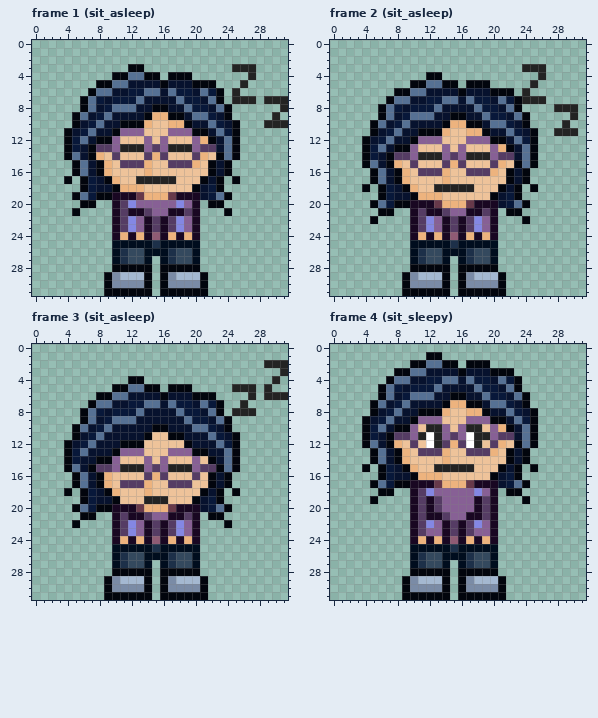
Two states of a pixel-art file, player/alice.aseprite. Above: the version before the commit.
32x32 pixels, 28 frames. Shown: frame 1 (sit_asleep), frame 2 (sit_asleep), frame 3 (sit_asleep), frame 4 (sit_sleepy). The commit also changed other frames, which this record leaves out.
New version:
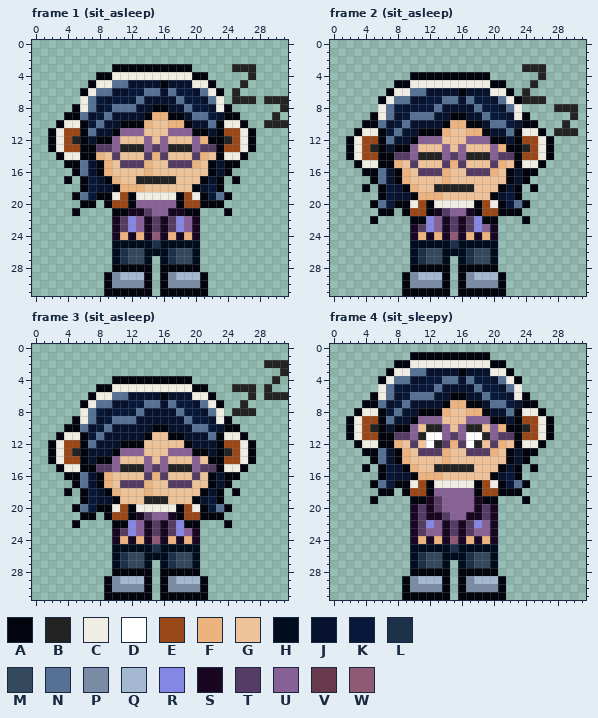
Palette (. is transparent): A #02050d  B #232323  C #f0eee4  D #ffffff  E #9a4818  F #edb37e  G #eec39a  H #000d1e  J #07122e  K #08183a  L #1d3049  M #34495e  N #567194  P #7a8ba6  Q #a4b8d1  R #8487e3  S #190722  T #553c64  U #876095  V #67394a  W #8f5b74
The edit:
layer "headphones_neck" now shown
layer "headphones_head" now shown
--- frame 1 (sit_asleep), layers "headphones_head", "headphones_neck"
@@ x 0..31 @@
  2 ................................
- 3 ............AA...........BBB....
- 4 ..........AANNAA.AAA.......B....
- 5 ........AANNJJJJAJJJAAA...B.....
- 6 .......ANNJJKKNNJNKKJNKA.B......
- 7 ......ANKJKKKNJJJJNKKJNA.BBB.BBB
- 8 ......ANJKNNNJJAAJJNKKJNA......B
- 9 .....ANJKNJJJJAFFAAJNNKJA.....B.
-10 .....AJKNJJAAAFGGFFAJJNKJA...BBB
-11 ....AJKNJJAUUUGGGUUUAAJNKA......
-12 ....AKNJAAUGGGUGUGGGUFAJNA......
-13 ....AKJATTUBBBUTUBBBUTTJNA......
-14 ....ANJAFGTGGGTFTGGGTFGANA......
-15 .....ANJAFGTTTFGGTTTFGAJA.......
+ 3 ..........AAAAAAAAAA.....BBB....
+ 4 ........AACCCCCCCCCCAA.....B....
+ 5 .......ACCNNJJJJAJJJCCA...B.....
+ 6 ......ACNNJJKKNNJNKKJNCA.B......
+ 7 ......CNKJKKKNJJJJNKKJNC.BBB.BBB
+ 8 .....ACNJKNNNJJAAJJNKKJCA......B
+ 9 ....AANJKNJJJJAFFAAJNNKJAA....B.
+10 ...ACCAKNJJAAAFGGFFAJJNACCA..BBB
+11 ..ACEEANJJAUUUGGGUUUAAJAEECA....
+12 ..ACEBAJAAUGGGUGUGGGUFAABECA....
+13 ..ACEEAATTUBBBUTUBBBUTTAEECA....
+14 ...ACCAAFGTGGGTFTGGGTFGACCA.....
+15 ....AANJAFGTTTFGGTTTFGAJAA......
 16 .....ANJAFGGGGFGGGGGGGAJA.......
@@ x 7..23 @@
 18 KJJAFFFGGGGGGAJKA
-19 KAASSSVFFFVSSSJKN
-20 A..STRUUUUURUS.AA
-21 ...STSSTUUSSTS...
+19 KAACEACCCCCAECAKN
+20 A.AEEAUUUUUAEEAAA
+21 ...AASSTUUSSAA...
 22 ...STRUSTSTRUS...
--- frame 2 (sit_asleep), layers "headphones_head", "headphones_neck"
@@ x 0..31 @@
  3 ........................BBB.....
- 4 ............AA............B.....
- 5 ..........AANNAA.AAA.....B......
- 6 ........AANNJJJJAJJJAAA.B.......
- 7 .......ANNJJKKNNJNKKJNKABBB.....
- 8 ......ANKJKKKNJJJJNKKJNA....BBB.
- 9 ......ANJKNNNJJAAJJNKKJNA.....B.
-10 .....ANJKNJJJJAFFAAJNNKJA....B..
-11 .....AJKNJJAAAFGGFFAJJNKJA..BBB.
-12 ....AJKNJJAUUUGGGUUUAAJNKA......
-13 ....AKNJAAUGGGUGUGGGUFAJNA......
-14 ....AKJATTUBBBUTUBBBUTTJNA......
-15 ....ANJAFGTGGGTFTGGGTFGANA......
-16 .....ANJAFGTTTFGGTTTFGAJA.......
+ 4 ..........AAAAAAAAAA......B.....
+ 5 ........AACCCCCCCCCCAA...B......
+ 6 .......ACCNNJJJJAJJJCCA.B.......
+ 7 ......ACNNJJKKNNJNKKJNCABBB.....
+ 8 ......CNKJKKKNJJJJNKKJNC....BBB.
+ 9 .....ACNJKNNNJJAAJJNKKJCA.....B.
+10 ....AANJKNJJJJAFFAAJNNKJAA...B..
+11 ...ACCAKNJJAAAFGGFFAJJNACCA.BBB.
+12 ..ACEEANJJAUUUGGGUUUAAJAEECA....
+13 ..ACEBAJAAUGGGUGUGGGUFAABECA....
+14 ..ACEEAATTUBBBUTUBBBUTTAEECA....
+15 ...ACCAAFGTGGGTFTGGGTFGACCA.....
+16 ....AANJAFGTTTFGGTTTFGAJAA......
 17 .....ANJAFGGGGFGGGGGGGAJA.......
@@ x 7..23 @@
 19 KJJAFFFGGGGGGAJKA
-20 KAASSSVFFFVSSSJKN
-21 A..STSSTUUSSTS.AA
-22 ...STRUSTSTRUS...
+20 KAACEACCCCCAECAKN
+21 A.AEEASTUUSAEEAAA
+22 ...AARUSTSTRAA...
 23 ...STRUSTSTRUS...
--- frame 3 (sit_asleep), layers "headphones_head", "headphones_neck"
@@ x 0..31 @@
  3 ...............................B
- 4 ............AA................B.
- 5 ..........AANNAA.AAA.....BBB.B..
- 6 ........AANNJJJJAJJJAAA....B.BBB
- 7 .......ANNJJKKNNJNKKJNKA..B.....
- 8 ......ANKJKKKNJJJJNKKJNA.BBB....
- 9 ......ANJKNNNJJJJJJNKKJNA.......
-10 .....ANJKNJJJJJAAJJJNNKJA.......
-11 .....AJKNJJJJJAGGAAJJJNKJA......
-12 ....AJKNJJJAAAGGGGGAJJJNKA......
-13 ....AKNJJJAUUUGGGUUUAAJJNA......
-14 ....AKJJAAUGGGUGUGGGUGAJNA......
-15 ....ANJATTUBBBUTUBBBUTTANA......
-16 .....ANJAFGGGGTFTGGGTGAJA.......
+ 4 ..........AAAAAAAAAA..........B.
+ 5 ........AACCCCCCCCCCAA...BBB.B..
+ 6 .......ACCNNJJJJAJJJCCA....B.BBB
+ 7 ......ACNNJJKKNNJNKKJNCA..B.....
+ 8 ......CNKJKKKNJJJJNKKJNC.BBB....
+ 9 .....ACNJKNNNJJJJJJNKKJCA.......
+10 ....AANJKNJJJJJAAJJJNNKJAA......
+11 ...ACCAKNJJJJJAGGAAJJJNACCA.....
+12 ..ACEEANJJJAAAGGGGGAJJJAEECA....
+13 ..ACEBAJJJAUUUGGGUUUAAJABECA....
+14 ..ACEEAJAAUGGGUGUGGGUGAAEECA....
+15 ...ACCAATTUBBBUTUBBBUTTACCA.....
+16 ....AANJAFGGGGTFTGGGTGAJAA......
 17 .....ANJAFGTTTFGGTTTGGAJA.......
@@ x 7..23 @@
 19 KJJAGGGBBBGGGAJKA
-20 KAASSSVFFFVSSSJKN
-21 A..STSSTUUSSTS.AA
-22 ...STRUSTSTRUS...
+20 KAACEACCCCCAECAKN
+21 A.AEEASTUUSAEEAAA
+22 ...AARUSTSTRAA...
 23 ...STRUSTSTRUS...
--- frame 4 (sit_sleepy), layers "headphones_head", "headphones_neck", "body"
@@ x 0..31 @@
  0 ................................
- 1 ............AA..................
- 2 ..........AANNAA.AAA............
- 3 ........AANNJJJJAJJJAAA.........
- 4 .......ANNJJKKNNJNKKJNKA........
- 5 ......ANKJKKKNJJJJNKKJNA........
- 6 ......ANJKNNNJJAAJJNKKJNA.......
- 7 .....ANJKNJJJJAFFAAJNNKJA.......
- 8 .....AJKNJJAAAFGGFFAJJNKJA......
- 9 ....AJKNJJAUUUGGGUUUAAJNKA......
-10 ....AKNJAAUGBBUGUBBGUFAJNA......
-11 ....AKJATTUBDBUTUDBBUTTJNA......
-12 ....ANJAFGTGDBTFTDBGTFGANA......
-13 .....ANJAFGTTTFGGTTTFGAJA.......
+ 1 ..........AAAAAAAAAA............
+ 2 ........AACCCCCCCCCCAA..........
+ 3 .......ACCNNJJJJAJJJCCA.........
+ 4 ......ACNNJJKKNNJNKKJNCA........
+ 5 ......CNKJKKKNJJJJNKKJNC........
+ 6 .....ACNJKNNNJJAAJJNKKJCA.......
+ 7 ....AANJKNJJJJAFFAAJNNKJAA......
+ 8 ...ACCAKNJJAAAFGGFFAJJNACCA.....
+ 9 ..ACEEANJJAUUUGGGUUUAAJAEECA....
+10 ..ACEBAJAAUGBBUGUBBGUFAABECA....
+11 ..ACEEAATTUBDDUTUDDBUTTAEECA....
+12 ...ACCAAFGTGDBTFTDBGTFGACCA.....
+13 ....AANJAFGTTTFGGTTTFGAJAA......
 14 .....ANJAFGGGGFGGGGGGGAJA.......
@@ x 7..23 @@
 16 KJJAFFFGGGGGGAJKA
-17 KAASSSVFFFVSSSJKN
-18 A..STRUUUUURUS.AA
-19 ...STSTUUUUSTS...
+17 KAACEACCCCCAECAKN
+18 A.AEEAUUUUUAEEAAA
+19 ...AASTUUUUSAA...
 20 ...STSTUUUUSTS...
Boxes around the changes in both pictures, in picture pixels (x1, y1, x2, y2):
changed: (48, 64, 256, 216)
changed: (346, 72, 554, 224)
changed: (48, 376, 256, 528)
changed: (346, 352, 554, 504)
